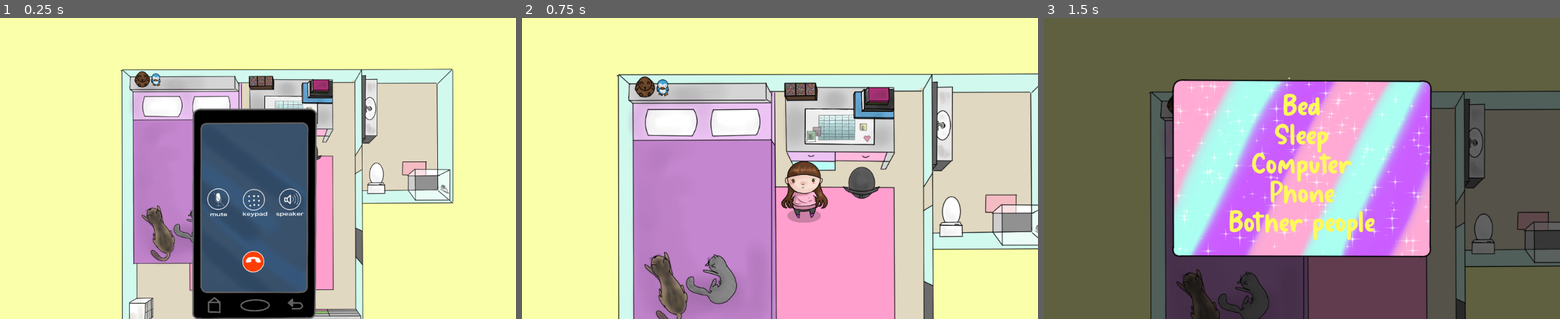
Above: before the commit, frames 1-3 (left to right).
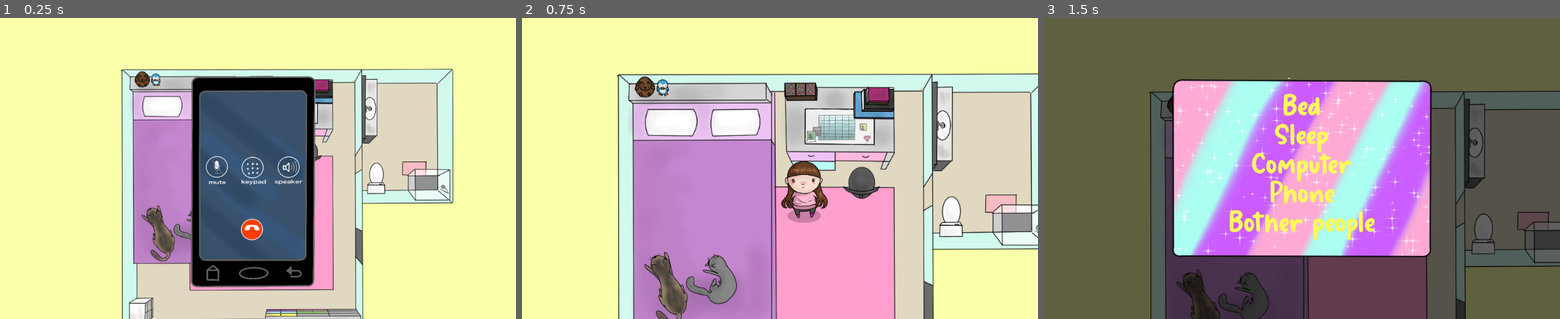
Above: after the commit, the same moments.

Repository: A-Walrus/Jessy
Game: Godot game, scene res://Scenes/Bother people.tscn
Two runs of this game, one before a commit and one after it. Both use one fixed random seed, a clock stepped at 60 frames per second and the inputs below. This scene is started directly instead of the project's main scene.
Inputs (mouse positions are in pixels of both pictures, inside the frame that each line leads up to):
- Up to frame 1 (0.25 s): no input
- Up to frame 2 (0.75 s): tap Enter (ui_accept) at 0.5 s; move the mouse to (893, 153) at 0.52 s; press the mouse at (893, 153) at 0.53 s
- Up to frame 3 (1.5 s): tap Enter (ui_accept) at 0.77, 1.25 s; move the mouse to (1224, 174) at 1.27 s; release the mouse at (1224, 174) at 1.28 s; click (1224, 174) at 1.35 s

The runs differ from the first frame. In frame 1, 11% of the frame differs, in the area x 36-62%, y 19-100%; in frame 2, nothing differs; in frame 3, nothing differs.

Commit message:
fix phone placement

Diff:
--- a/Jessy/Scenes/Bother people.tscn
+++ b/Jessy/Scenes/Bother people.tscn
@@ -17,7 +17,7 @@
 script = ExtResource( 3 )
 
 [node name="JESSYPHONECALLLL" type="Sprite" parent="."]
-position = Vector2( 551.025, 312.157 )
+position = Vector2( 547.685, 231.988 )
 scale = Vector2( 0.764162, 0.764162 )
 z_index = -3
 texture = ExtResource( 4 )
@@ -35,10 +35,10 @@
 position = Vector2( 560.668, 200.143 )
 
 [node name="Label" type="Label" parent="."]
-margin_left = 436.658
-margin_top = 118.855
-margin_right = 623.658
-margin_bottom = 208.855
+margin_left = 433.318
+margin_top = 38.686
+margin_right = 620.318
+margin_bottom = 128.686
 custom_fonts/font = SubResource( 2 )
 text = "Arad"
 script = ExtResource( 5 )
